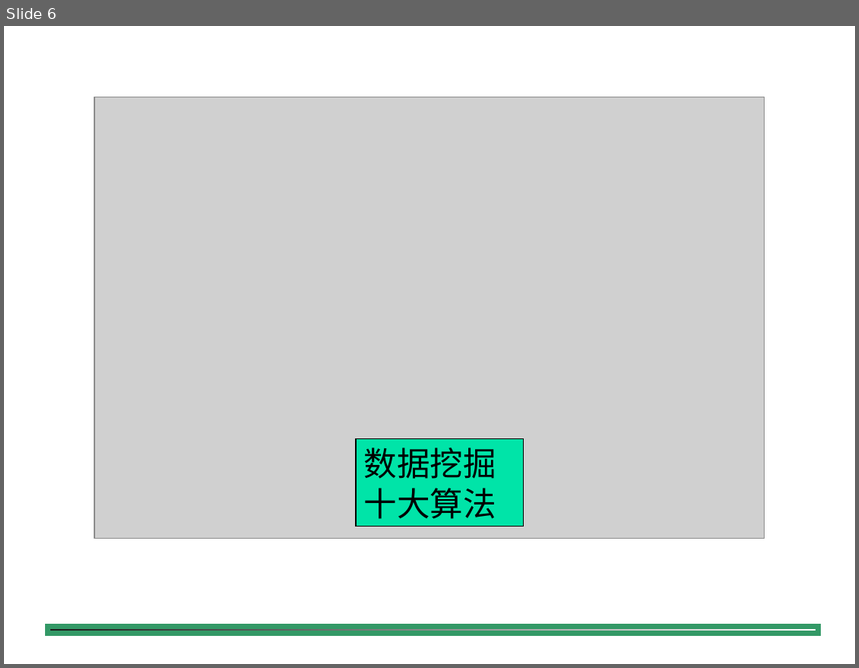
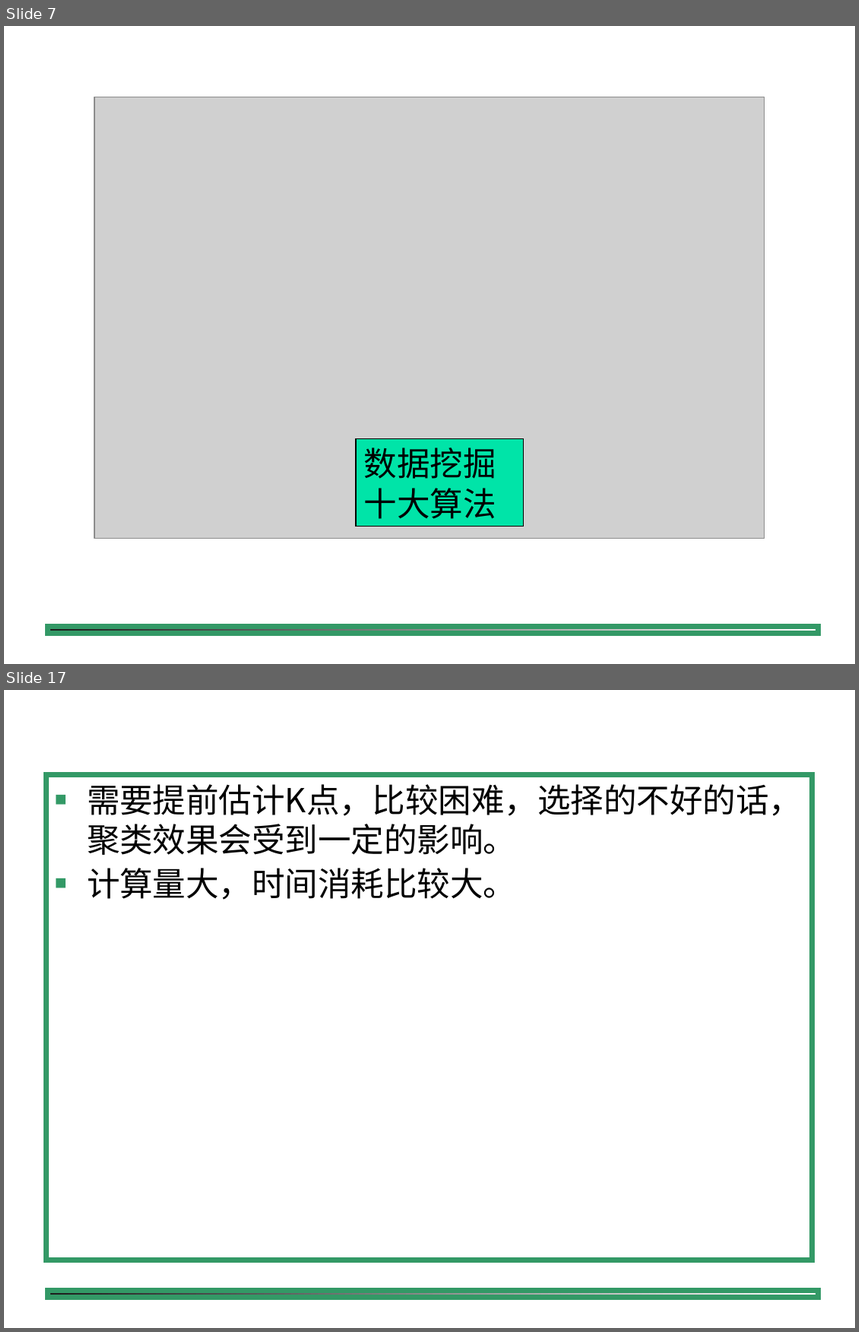
Before and after one commit to shfkuang/shfkuang.github.io, a slide deck: dm2019/fuxi.ppt. Shown one above the other, each under a label of ours: slide 6 before the commit, slides 7 and 17 after it; the slides between them are not shown. The pictures are 859x668 and 859x1332 pixels, drawn with LibreOffice and Linux fonts; fonts in the diff are those of the drawing; grey boxes stand for pictures; background and template pictures are left out. Boxes give left, top, right and bottom in pixels: in the first picture for what was removed or moved away, otherwise in the second. Text is boxed around its words. In the diff, an @@ line names an element or a change of style, - is before the commit and + after.

```diff
--- a/dm2019/fuxi.ppt
+++ b/dm2019/fuxi.ppt
@@ slide 17 added at box(4, 690, 855, 1328), background #FFFFFF; not listed: 1 template element that a slide beside it also shows @@
@@ rectangle added at box(47, 775, 813, 1260), outline #339966 4.51 pt, 28 pt, text #000000 @@
+■ 需要提前估计K点，比较困难，选择的不好的话，聚类效果会受到一定的影响。
+■ 计算量大，时间消耗比较大。
@@ what was slide 6 is now slide 7 @@
```
Also in this commit, not shown: 2 slides changed, 41 other slides added, 4 other files.
